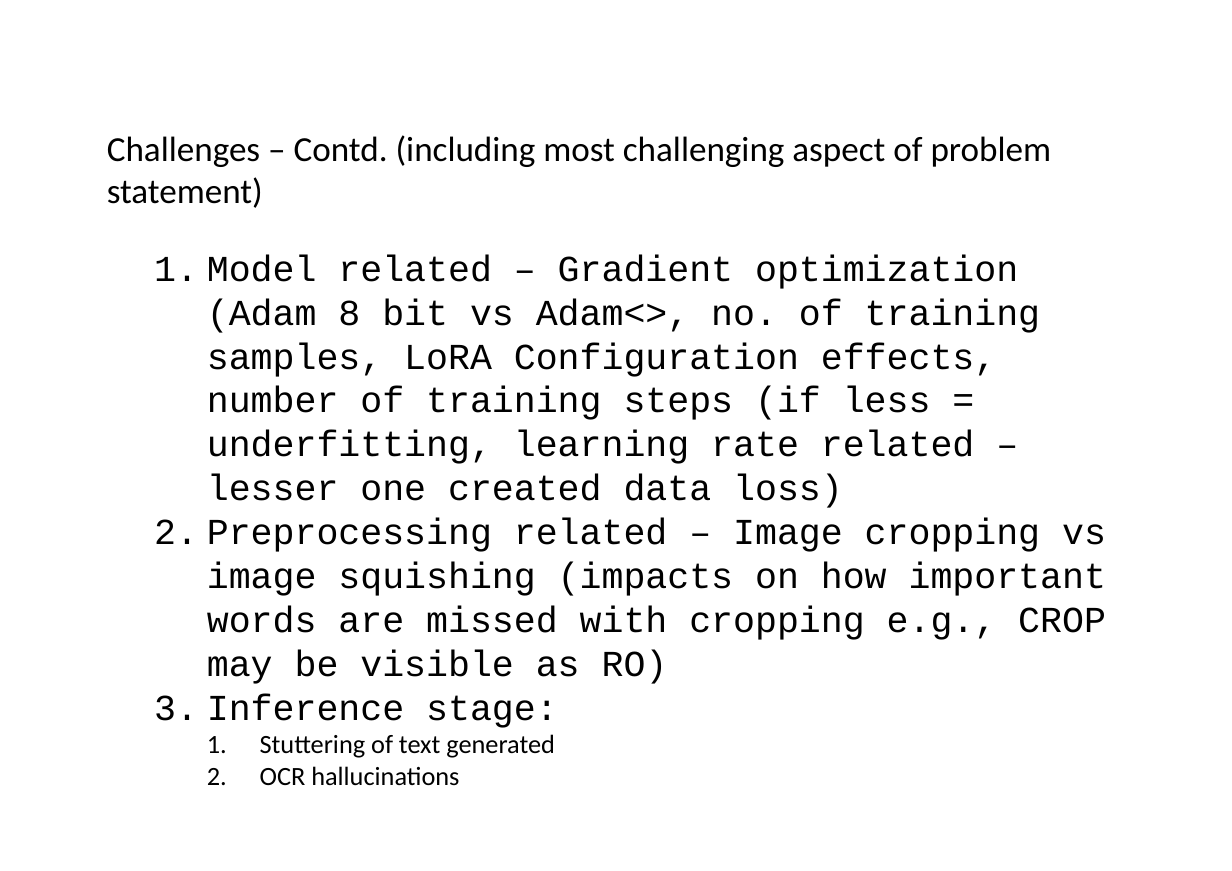
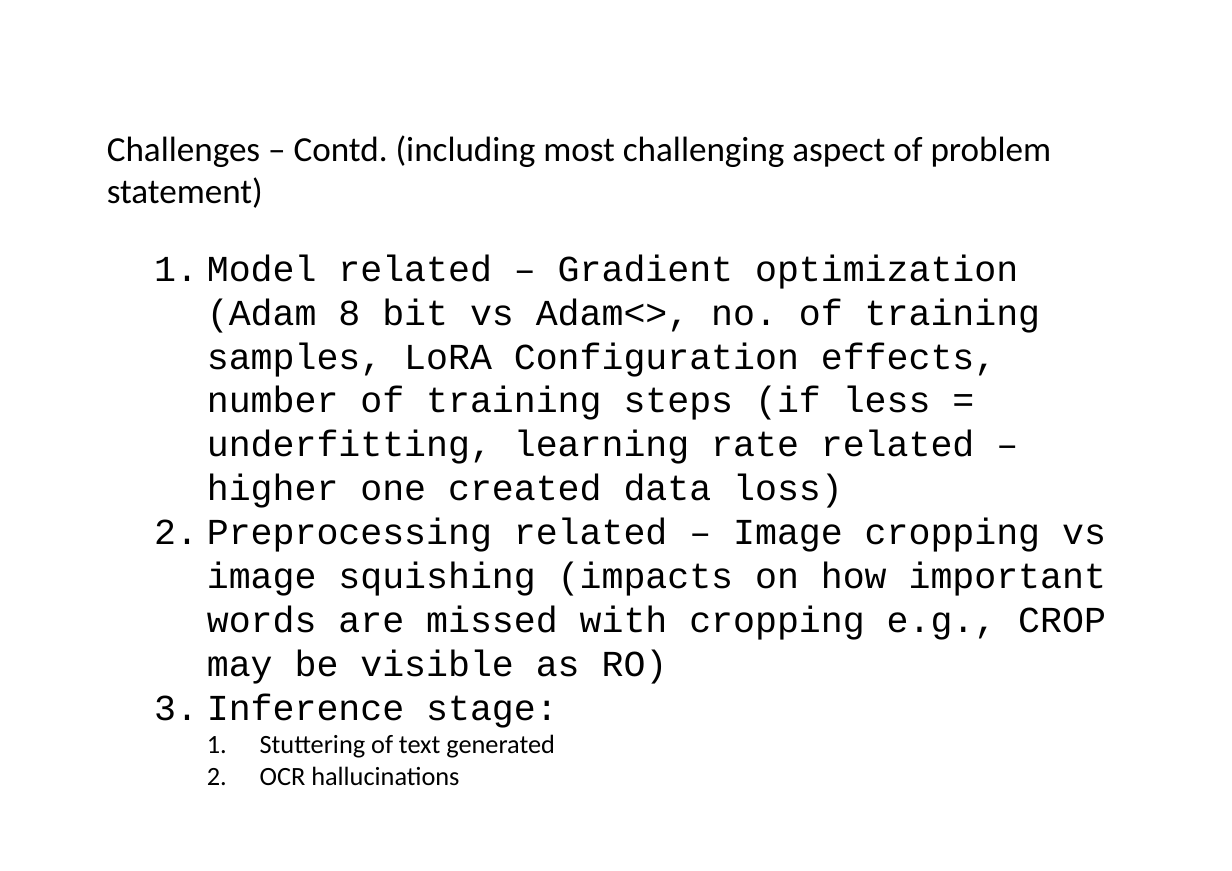
Before and after one commit to Srini235/CV_Assignment_02_Group143, a slide deck: slide 10 of CV_Assignment_2_PPT_PS4.pptx. Drawn at 1232x871 pixels with LibreOffice and Linux fonts; fonts in the diff are those of the drawing; background and template pictures are left out. Boxes give left, top, right and bottom in pixels: in the first picture for what was removed or moved away, otherwise in the second. Text is boxed around its words. In the diff, an @@ line names an element or a change of style, - is before the commit and + after.

Commit message:
final changes in ppt

```diff
--- a/CV_Assignment_2_PPT_PS4.pptx
+++ b/CV_Assignment_2_PPT_PS4.pptx
@@ text at <box>207,255,1040,508</box>: text changed @@
-1. Model related – Gradient optimization (Adam 8 bit vs Adam<>, no. of training samples, LoRA Configuration effects, number of training steps (if less = underfitting, learning rate related – lesser one created data loss)
+1. Model related – Gradient optimization (Adam 8 bit vs Adam<>, no. of training samples, LoRA Configuration effects, number of training steps (if less = underfitting, learning rate related – higher one created data loss)
```
Also in this commit, not shown: 1 other slide changed, 1 slide added.
